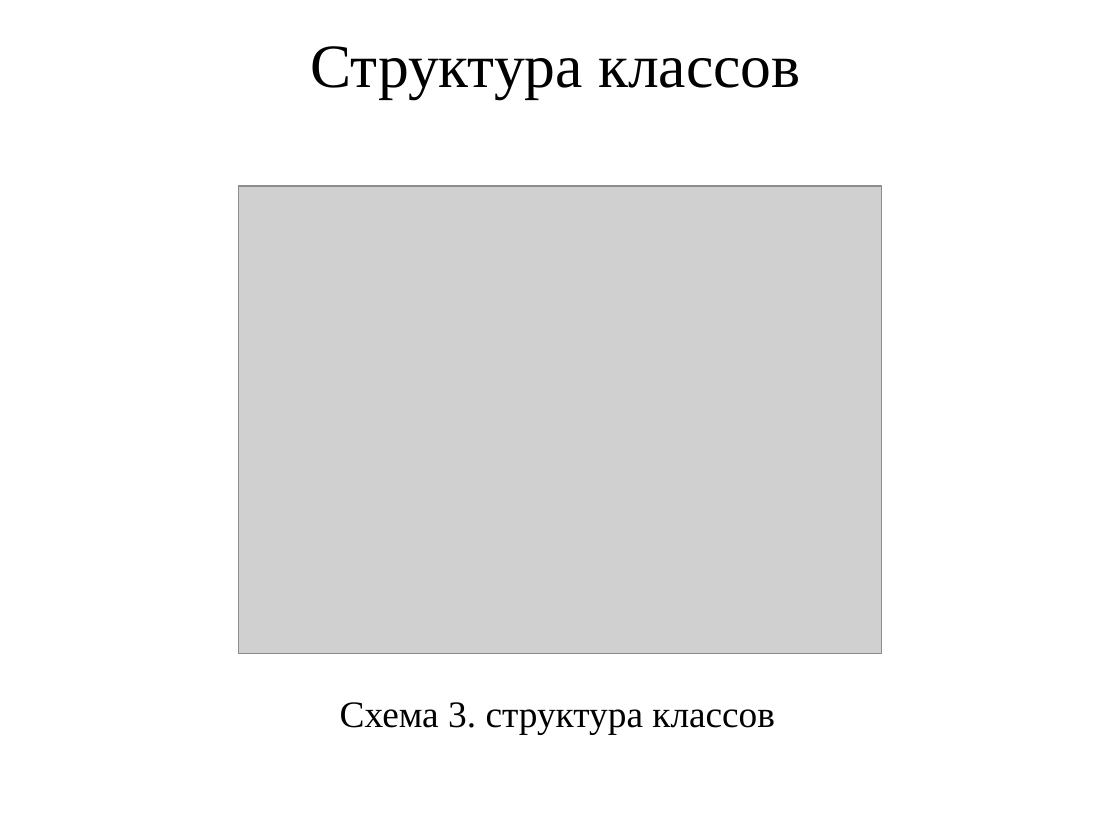
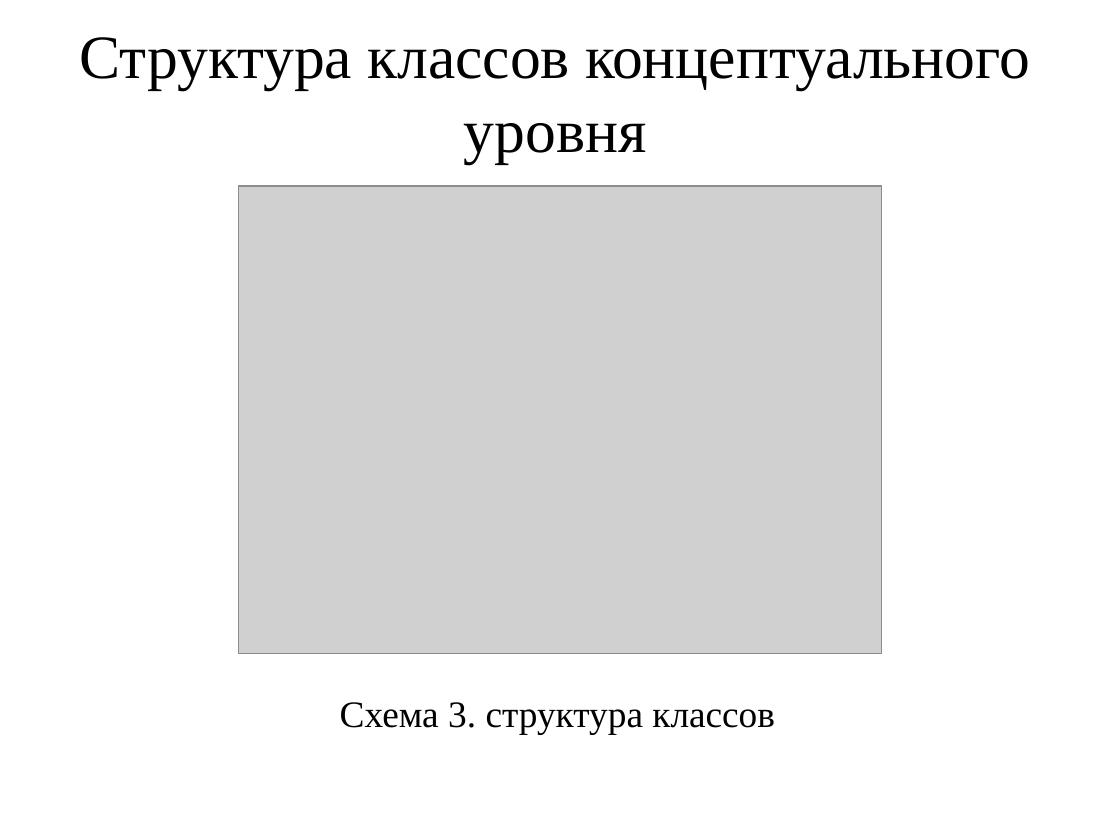
Before and after one commit to vadimgilka/WebsiteOperatorRates, a slide deck: slide 14 of Documentation/Pre-defense/First/Presentation.pptx (slide 13 before the commit). Drawn at 1120x840 pixels with LibreOffice and Linux fonts; fonts in the diff are those of the drawing; grey boxes stand for pictures. Boxes give left, top, right and bottom in pixels: in the first picture for what was removed or moved away, otherwise in the second. Text is boxed around its words. In the diff, an @@ line names an element or a change of style, - is before the commit and + after.

Commit message:
reworked presentation. added performance text

```diff
--- a/Documentation/Pre-defense/First/Presentation.pptx
+++ b/Documentation/Pre-defense/First/Presentation.pptx
@@ title at (79, 37, 1030, 164): text changed @@
-Структура классов
+Структура классов концептуального уровня
```
Also in this commit, not shown: 5 other slides changed, 1 slide added, 2 other files.
